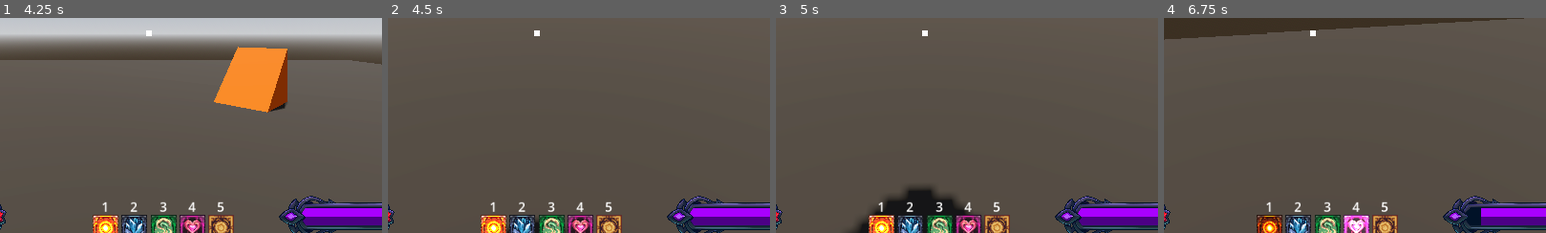
Above: before the commit, frames 1-4 (left to right).
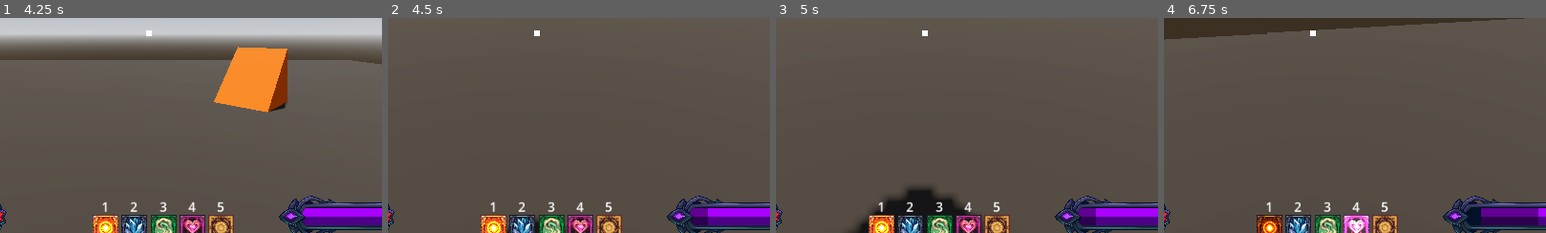
Above: after the commit, the same moments.

Repository: Isaaa43/Saudavel-e-Balanceado
Game: Godot game, scene res://cenas/main_game.tscn
The game is run twice, just before and just after one commit, with the same random seed, the same clock (stepped at 60 frames per second) and the same inputs.
Inputs (mouse positions are % of the whole screen's width and height, from its top left):
- Up to frame 1 (4.25 s): click (50, 66) at 0.52 s; type "Alex" at 0.6 s; click "Jogar" at 1.25 s; click "Host" at 2 s; click "Começar Partida" at 2.75 s; tap Enter at 3.5 s; move the mouse to (72, 45) at 3.52 s; hold D (direita) from 3.53 s (still down); click (72, 45) at 3.6 s; tap Space (pular) at 3.77 s
- Up to frame 2 (4.5 s): move the mouse to (45, 50) at 4.27 s; release D (direita) at 4.28 s; hold W (frente) from 4.28 s (still down); tap 1 at 4.35 s
- Up to frame 3 (5 s): keep holding W (frente); tap Space (pular) at 4.52 s
- Up to frame 4 (6.75 s): keep holding W (frente); move the mouse to (52, 48) at 5.02 s; tap 2 at 5.1 s; tap Space (pular) at 5.75, 6.02 s; move the mouse to (49, 52) at 5.77 s; tap 3 at 5.85 s; click (49, 52) at 5.92 s; move the mouse to (57, 51) at 6.52 s; tap 4 at 6.6 s
The pictures show only the part of the screen within x 30-80%, y 46-96%; the shares and areas given below are measured in that part.

Frame 1 is identical in both runs. In frame 2, 0.3% of the frame differs, in the area x 79-84%, y 88-97%; in frame 3, 0.3%; in frame 4, 1.2%, in the area x 83-98%, y 88-97%.

Commit message:
feat: barra de previsão de custo de mana
Barra de mana mostra previsão do custo de um feitiço ao ser selecionado

Diff:
--- a/luta-magos/cenas/game/UI/hud_jogador.tscn
+++ b/luta-magos/cenas/game/UI/hud_jogador.tscn
@@ -227,7 +227,24 @@
 texture = ExtResource("10_c48wk")
 expand_mode = 1
 
-[node name="TextureProg" type="TextureRect" parent="Mana" unique_id=628228282]
+[node name="TextureProgPrevisao" type="TextureRect" parent="Mana" unique_id=628228282]
+self_modulate = Color(0.58, 0.58, 0.58, 1)
+layout_mode = 1
+anchors_preset = 6
+anchor_left = 1.0
+anchor_top = 0.5
+anchor_right = 1.0
+anchor_bottom = 0.5
+offset_left = -651.0
+offset_top = -230.0
+offset_bottom = 230.0
+grow_horizontal = 0
+grow_vertical = 2
+pivot_offset = Vector2(546.785, 250)
+texture = ExtResource("11_jk3uq")
+expand_mode = 1
+
+[node name="TextureProg" type="TextureRect" parent="Mana" unique_id=626341032]
 layout_mode = 1
 anchors_preset = 6
 anchor_left = 1.0
--- a/luta-magos/scripts/game/UI/hud_jogador.gd
+++ b/luta-magos/scripts/game/UI/hud_jogador.gd
@@ -7,6 +7,7 @@
 
 @onready var texture_vida_prog: TextureRect = $Vida/TextureProg
 @onready var texture_mana_prog: TextureRect = $Mana/TextureProg
+@onready var texture_mana_prog_previsao: TextureRect = $Mana/TextureProgPrevisao
 
 func _ready() -> void:
 	selecionar_magia(0)
@@ -32,6 +33,13 @@
 	porcent_mana = max(porcent_mana, 0.0)
 	# atualiza o icone na hud
 	texture_mana_prog.scale.x = porcent_mana
+	texture_mana_prog_previsao.scale.x = porcent_mana
+
+func mostrar_previsao_mana(porcent_mana_previsto: float) -> void:
+	# limita minimo em 0.0
+	porcent_mana_previsto = max(porcent_mana_previsto, 0.0)
+	# atualiza o icone na hud
+	texture_mana_prog.scale.x = porcent_mana_previsto
 
 func atualizar_tempo_restante_seg(_tempo_restante_seg: float) -> void:
 	var tempo_seg: int = int(_tempo_restante_seg) % 60
--- a/luta-magos/scripts/game/characters/lancador_feiticos.gd
+++ b/luta-magos/scripts/game/characters/lancador_feiticos.gd
@@ -40,19 +40,34 @@
 func _selecionar(id: int) -> void:
 	selecao_feitico_id = id
 	hud_jogador.selecionar_magia(id)
+	_mostrar_custo_mana(id)
+
+func _mostrar_custo_mana(id: int) -> void:
+	var feitico_id := _get_feitico_id_from_id(id)
+	var feitico_def : FeiticoDef = registro_feiticos.get_feitico(feitico_id)
+	var custo_mana : float = feitico_def.custo
+	if sistema_mana.tem_mana_suficiente(custo_mana):
+		var mana_prev_porcent : float = sistema_mana.get_mana_previsao_porcent(custo_mana)
+		hud_jogador.mostrar_previsao_mana(mana_prev_porcent)
+
+func _get_feitico_id_from_id(id: int) -> String:
+	match id:
+		0:
+			return "BolaFogo"
+		1:
+			return "FuraSapato"
+		2:
+			return "PuloImpulsionado"
+		3:
+			return "Ozempagic"
+		4:
+			return "ToTeVendo"
+	return ""
 
 func _escolher_feitico() -> void:
-	match selecao_feitico_id:
-		0:
-			lancar_feitico_escolhido("BolaFogo")
-		1:
-			lancar_feitico_escolhido("FuraSapato")
-		2:
-			lancar_feitico_escolhido("PuloImpulsionado")
-		3:
-			lancar_feitico_escolhido("Ozempagic")
-		4:
-			lancar_feitico_escolhido("ToTeVendo")
+	var feitico_id := _get_feitico_id_from_id(selecao_feitico_id)
+	if feitico_id != "":
+		lancar_feitico_escolhido(feitico_id)
 
 func _process(delta: float) -> void:
 	for id in _cooldowns:
--- a/luta-magos/scripts/game/characters/sistemas/sistema_mana.gd
+++ b/luta-magos/scripts/game/characters/sistemas/sistema_mana.gd
@@ -47,10 +47,16 @@
 	# emite sinal para atualizar a porcentagem de mana
 	_emitir_mana_porcentagem()
 
+func get_mana_previsao_porcent(_mana_gastar: float) -> float:
+	return _calc_porcentegem_mana(mana - _mana_gastar)
+
 # -----------------------------------------------------------------------------
 # Emitir sinais
 
 ## Emite sinal para atualizar a porcentagem de vida
 func _emitir_mana_porcentagem() -> void:
-	var mana_porcentagem : float = mana * mana_max_inverso
+	var mana_porcentagem : float = _calc_porcentegem_mana(mana)
 	mudanca_mana.emit(mana_porcentagem)
+
+func _calc_porcentegem_mana(_mana: float) -> float:
+	return _mana * mana_max_inverso
